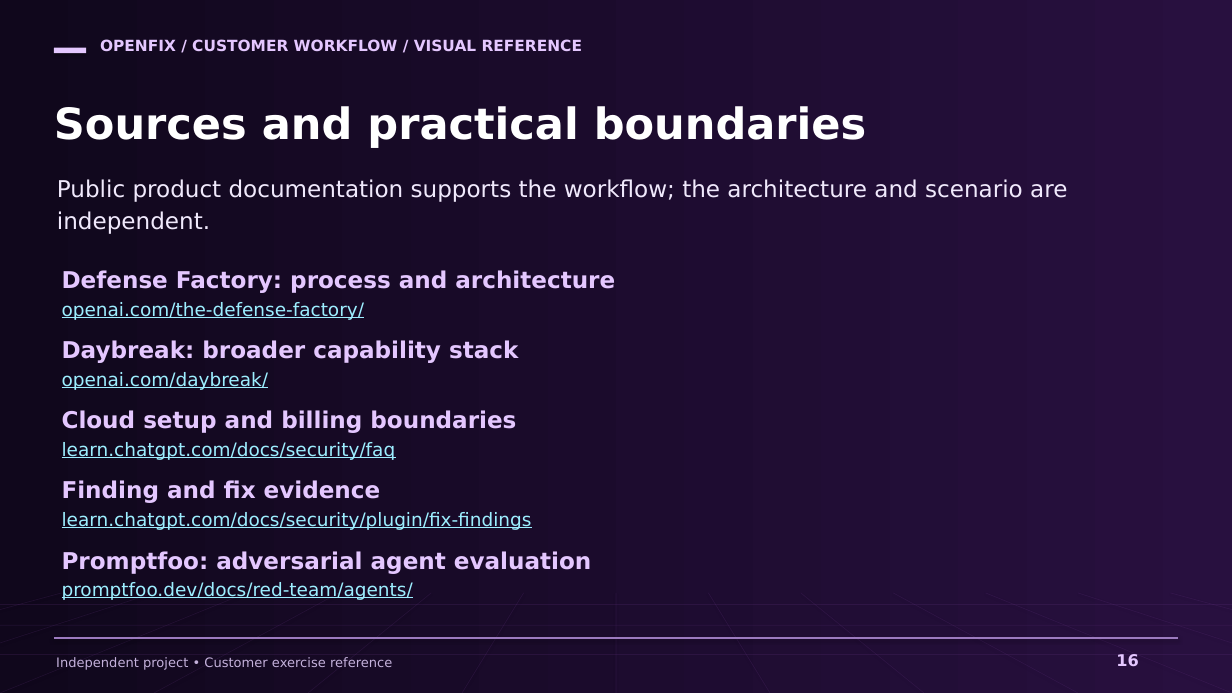
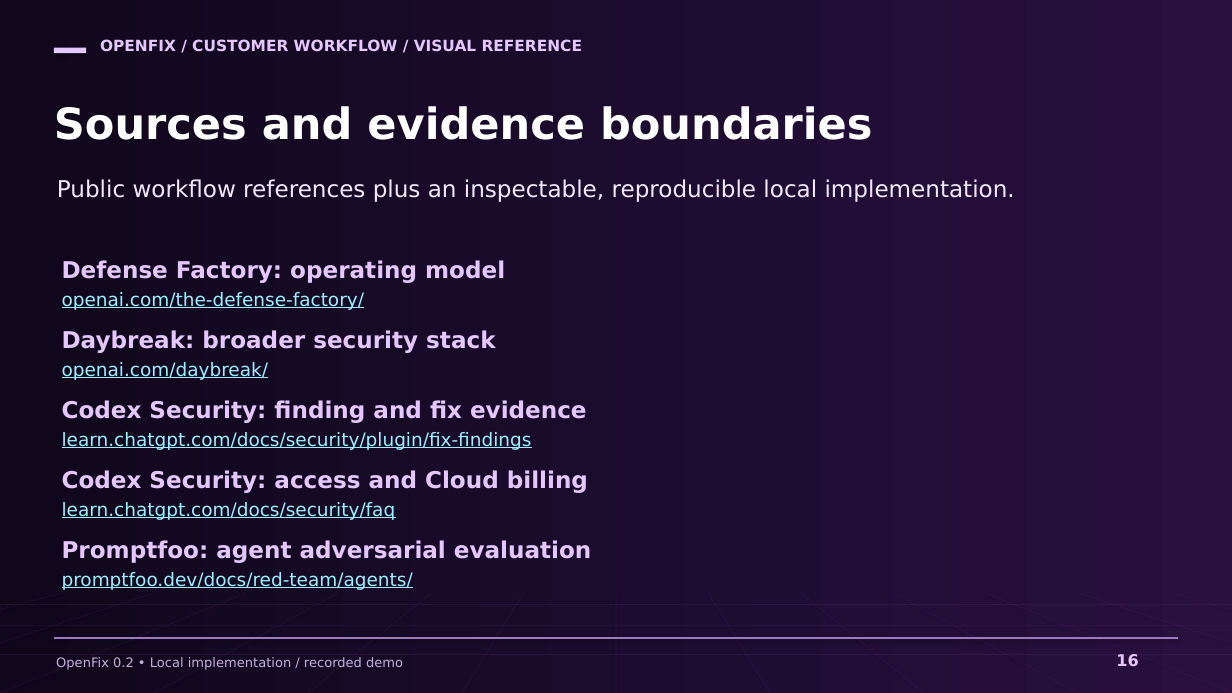
Before and after one commit to markusweldon/openfix, a slide deck: slide 16 of docs/prep/openfix-customer-workflow.pptx. Drawn at 1232x693 pixels with LibreOffice and Linux fonts; fonts in the diff are those of the drawing. Boxes give left, top, right and bottom in pixels: in the first picture for what was removed or moved away, otherwise in the second. Text is boxed around its words. In the diff, an @@ line names an element or a change of style, - is before the commit and + after.

Commit message:
Build OpenFix 0.2 findings intelligence and controlled remediation workflow
Integrate multi-source import, provenance-aware enrichment, persistent cases, scoped validation, exact-patch verification and review into the default CLI. Add a real local workbench, native-agent task packets, explicitly authorized Cursor draft publication, and a reproducible failure-path demo.

Refresh README, contracts, architecture, roadmap and the 16-slide purple visual pack. Validate with 44 tests, TypeScript checks, build and browser smoke checks.

```diff
--- a/docs/prep/openfix-customer-workflow.pptx
+++ b/docs/prep/openfix-customer-workflow.pptx
@@ text at bbox=[54, 106, 873, 140]: text changed @@
-Sources and practical boundaries
+Sources and evidence boundaries
@@ text at bbox=[57, 179, 1015, 202]: text changed @@
-Public product documentation supports the workflow; the architecture and scenario are
-independent.
+Public workflow references plus an inspectable, reproducible local implementation.
@@ text at bbox=[62, 260, 505, 283]: text changed @@
-Defense Factory: process and architecture
+Defense Factory: operating model
@@ text at bbox=[62, 330, 495, 353]: text changed @@
-Daybreak: broader capability stack
+Daybreak: broader security stack
@@ text at bbox=[62, 400, 587, 423]: text changed @@
-Cloud setup and billing boundaries
+Codex Security: finding and fix evidence
@@ text at bbox=[62, 432, 532, 450]: text changed @@
-learn.chatgpt.com/docs/security/faq
+learn.chatgpt.com/docs/security/plugin/fix-findings
@@ text at bbox=[62, 470, 588, 493]: text changed @@
-Finding and fix evidence
+Codex Security: access and Cloud billing
@@ text at bbox=[62, 502, 396, 520]: text changed @@
-learn.chatgpt.com/docs/security/plugin/fix-findings
+learn.chatgpt.com/docs/security/faq
@@ 3 texts: place and size @@
-3 texts at bbox=[62, 302, 413, 600]
+3 texts at bbox=[62, 292, 413, 590]
@@ text at bbox=[62, 540, 591, 563]: text changed @@
-Promptfoo: adversarial agent evaluation
+Promptfoo: agent adversarial evaluation
@@ text at bbox=[56, 657, 403, 670]: text changed @@
-Independent project • Customer exercise reference
+OpenFix 0.2 • Local implementation / recorded demo
```
Also in this commit, not shown: 7 other slides changed, 8 slides added, 8 slides removed, 56 other files.
